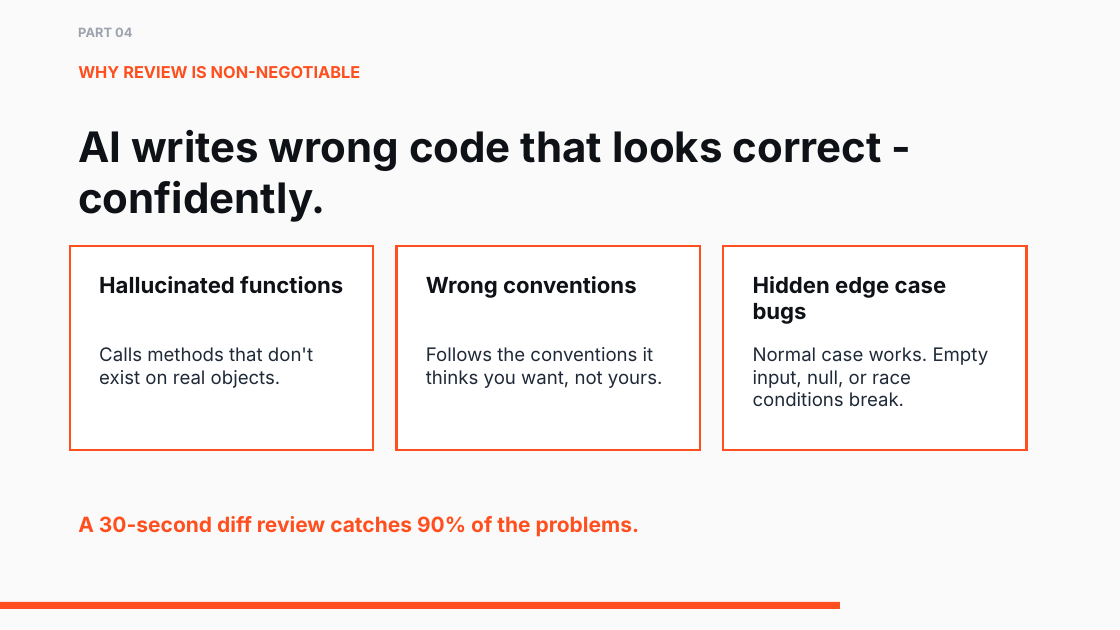
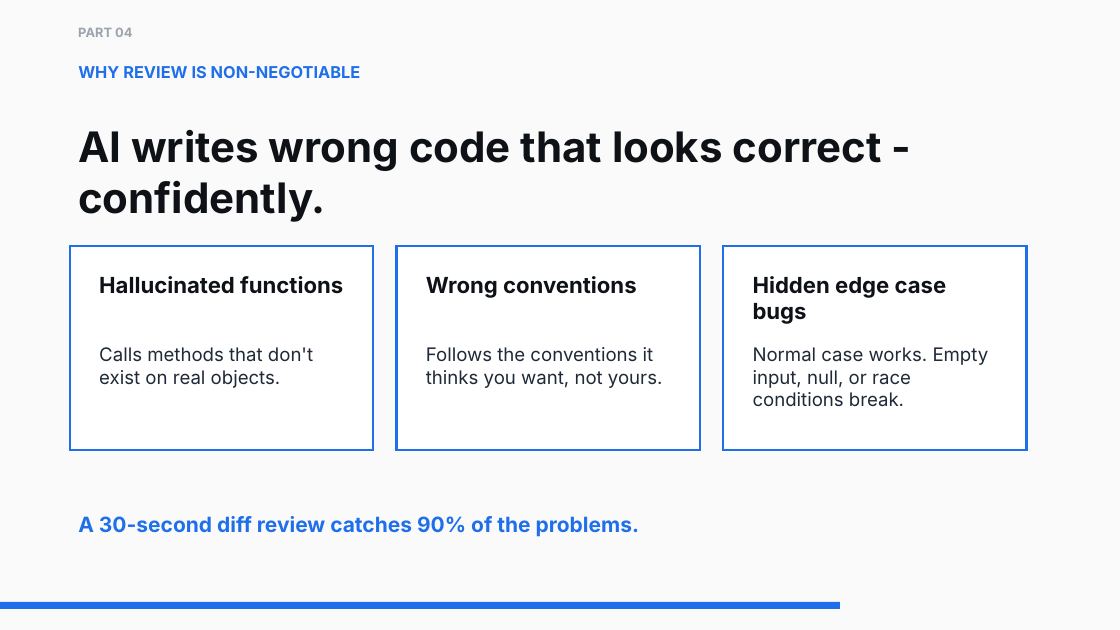
Before and after one commit to kbagher/agentic-coding-workshop, a slide deck: slide 17 of Agentic Coding.pptx. Drawn at 1120x630 pixels with LibreOffice and Linux fonts; fonts in the diff are those of the drawing. Boxes give left, top, right and bottom in pixels: in the first picture for what was removed or moved away, otherwise in the second. Text is boxed around its words. In the diff, an @@ line names an element or a change of style, - is before the commit and + after.

```diff
--- a/Agentic Coding.pptx
+++ b/Agentic Coding.pptx
@@ text "WHY REVIEW IS NON-NEGOTIABLE" at [78, 66, 361, 78]: text colour #FF4F1F to #1F6FEB @@
@@ outline #FF4F1F 2 pt to #1F6FEB 2 pt in 3 elements at [70, 246, 373, 450], [397, 246, 700, 450], [723, 246, 1027, 450] @@
@@ text "A 30-second diff review catches ..." at [78, 516, 639, 537]: text colour #FF4F1F to #1F6FEB @@
@@ rectangle at [0, 602, 840, 609]: fill #FF4F1F to #1F6FEB @@
```
Also in this commit, not shown: 22 other slides changed, 9 other files.
